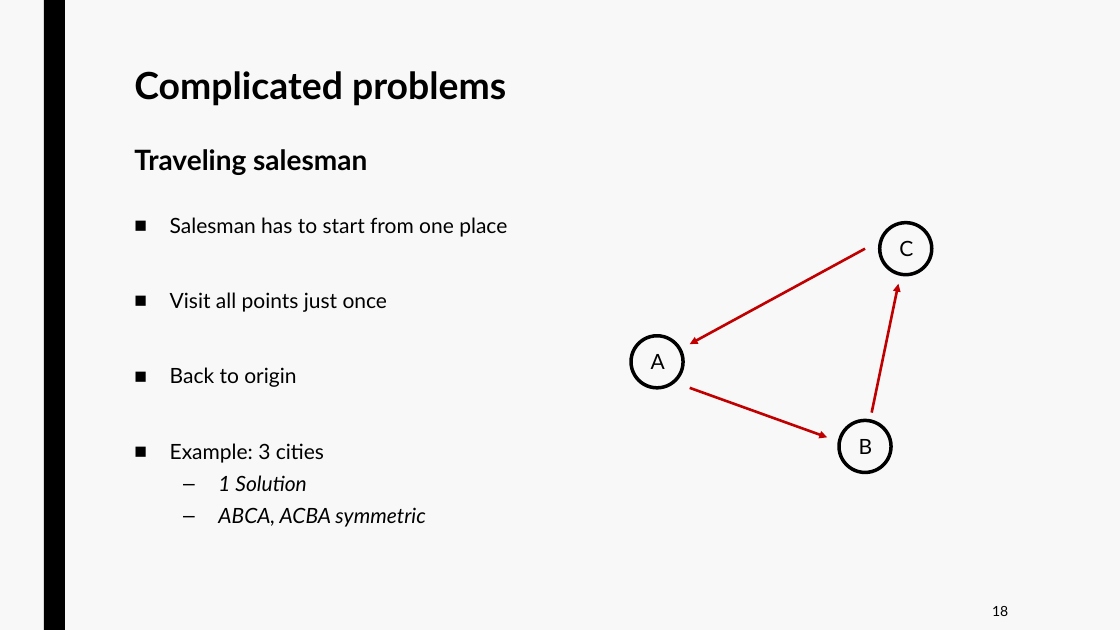
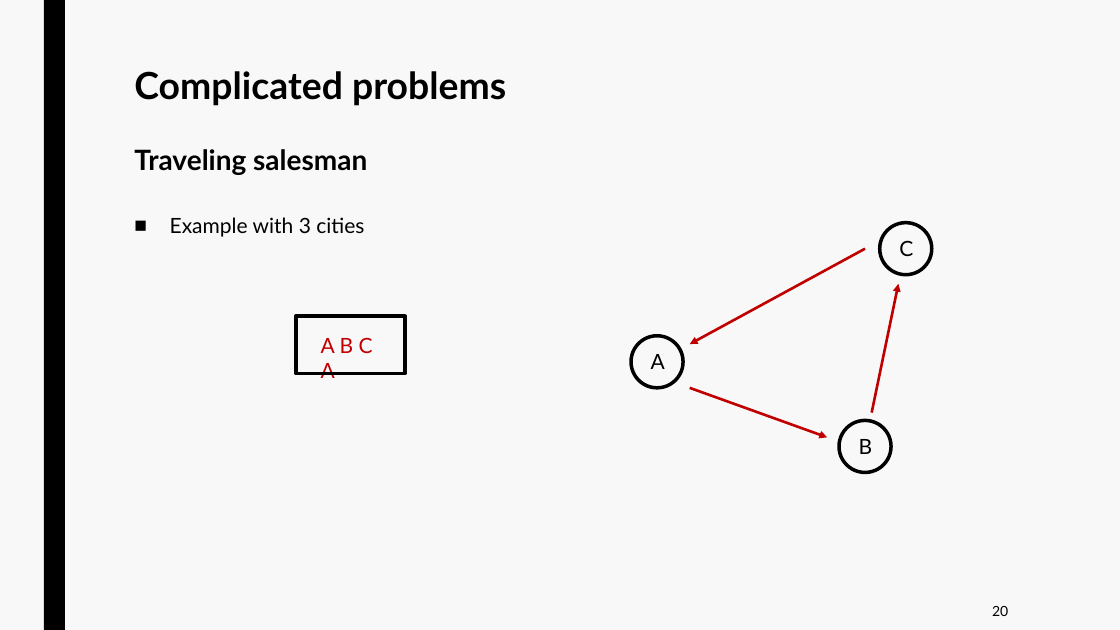
Before and after one commit to jurtasun/presentations, a slide deck: slide 19 of 202306_LMS_Complexity/230619_LMS_Complexity.ppt (slide 17 before the commit). Drawn at 1120x630 pixels with LibreOffice and Linux fonts; fonts in the diff are those of the drawing. Boxes give left, top, right and bottom in pixels: in the first picture for what was removed or moved away, otherwise in the second. Text is boxed around its words. In the diff, an @@ line names an element or a change of style, - is before the commit and + after.

```diff
--- a/202306_LMS_Complexity/230619_LMS_Complexity.ppt
+++ b/202306_LMS_Complexity/230619_LMS_Complexity.ppt
@@ text at (170,217,364,237): text changed @@
-■ Salesman has to start from one place
-■ Visit all points just once
-■ Back to origin
-■ Example: 3 cities
-  – 1 Solution
-  – ABCA, ACBA symmetric
+■ Example with 3 cities
@@ rectangle added at (296,316,405,373), outline #000000 3 pt @@
@@ text added at (321,337,373,378), 18 pt, text #C00000 @@
+A B C A
@@ page number at (992,606,1008,616): text changed @@
-18
+20
```
Also in this commit, not shown: 10 other slides changed, 4 slides added, 1 slide removed.
